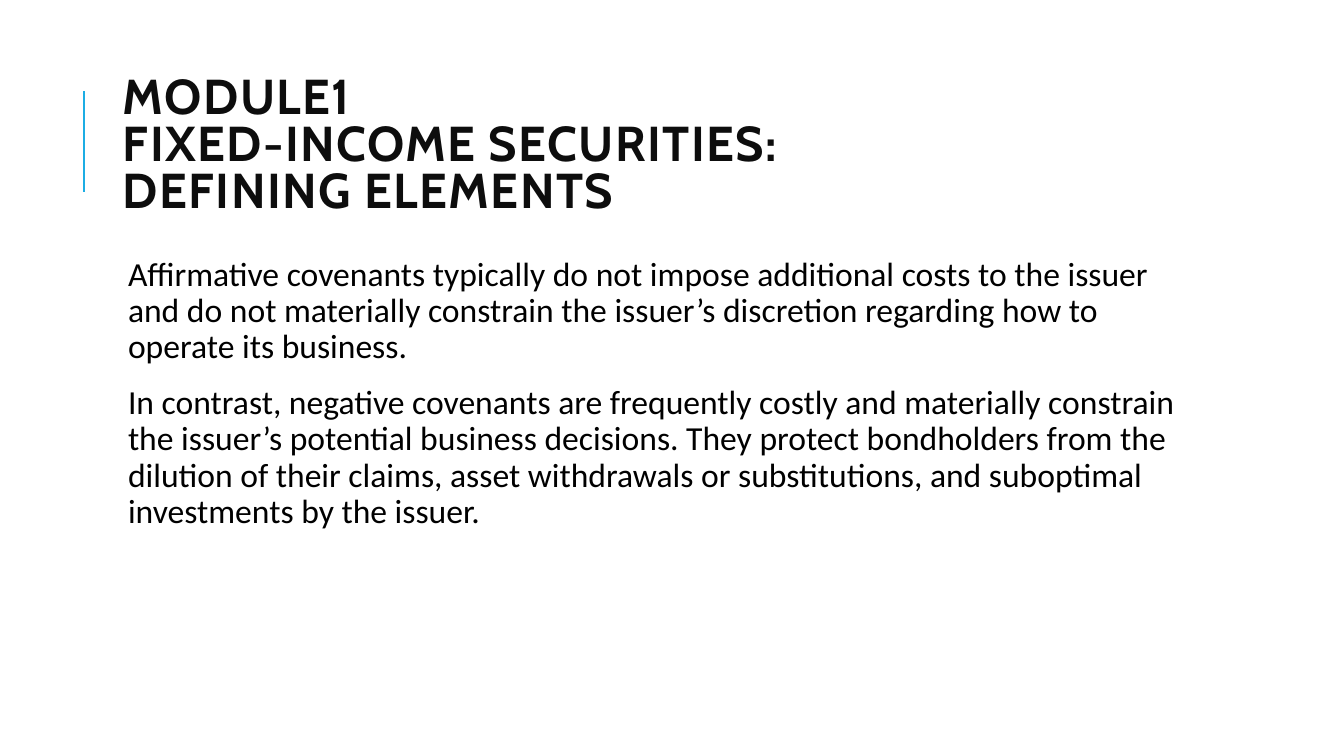
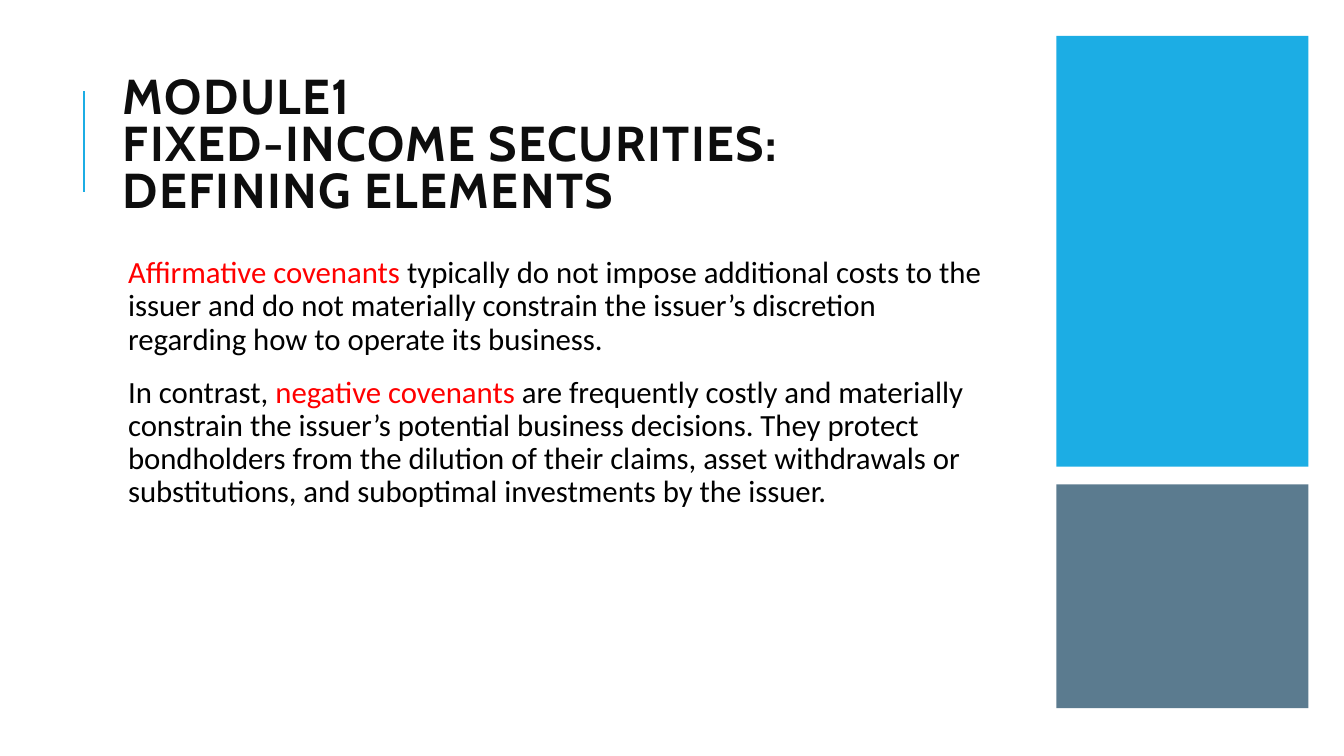
Before and after one commit to Isco0530/data, a slide deck: slide 19 of Fixed Income.pptx. Drawn at 1344x756 pixels with LibreOffice and Linux fonts; fonts in the diff are those of the drawing. Boxes give left, top, right and bottom in pixels: in the first picture for what was removed or moved away, otherwise in the second. Text is boxed around its words. In the diff, an @@ line names an element or a change of style, - is before the commit and + after.

```diff
--- a/Fixed Income.pptx
+++ b/Fixed Income.pptx
@@ rectangle added at (1057, 36, 1309, 467), fill #1CADE4 @@
@@ text "Affirmative covenants typically do not ..." at (128, 261, 981, 507): size 24 to 22 pt; text colour #000000 to #FF0000 in "Affirmative covenants", "negative covenants" @@
@@ rectangle added at (1057, 485, 1309, 709), fill #335B74 at 80% opacity @@
```
Also in this commit, not shown: 8 other slides changed.
